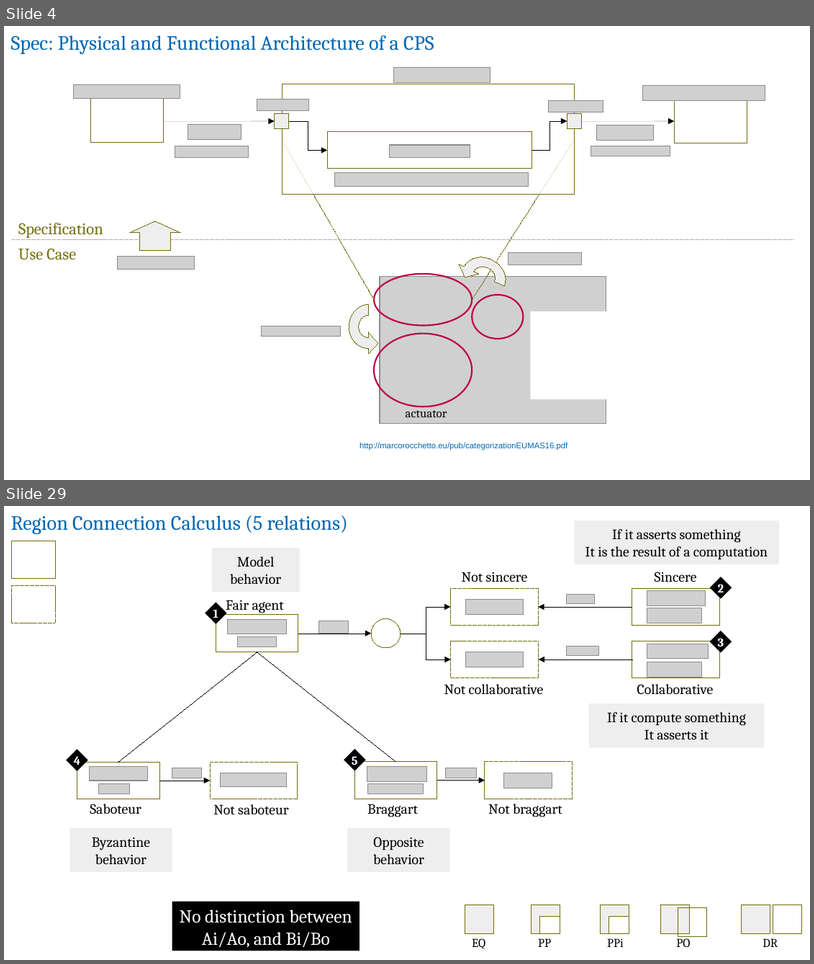
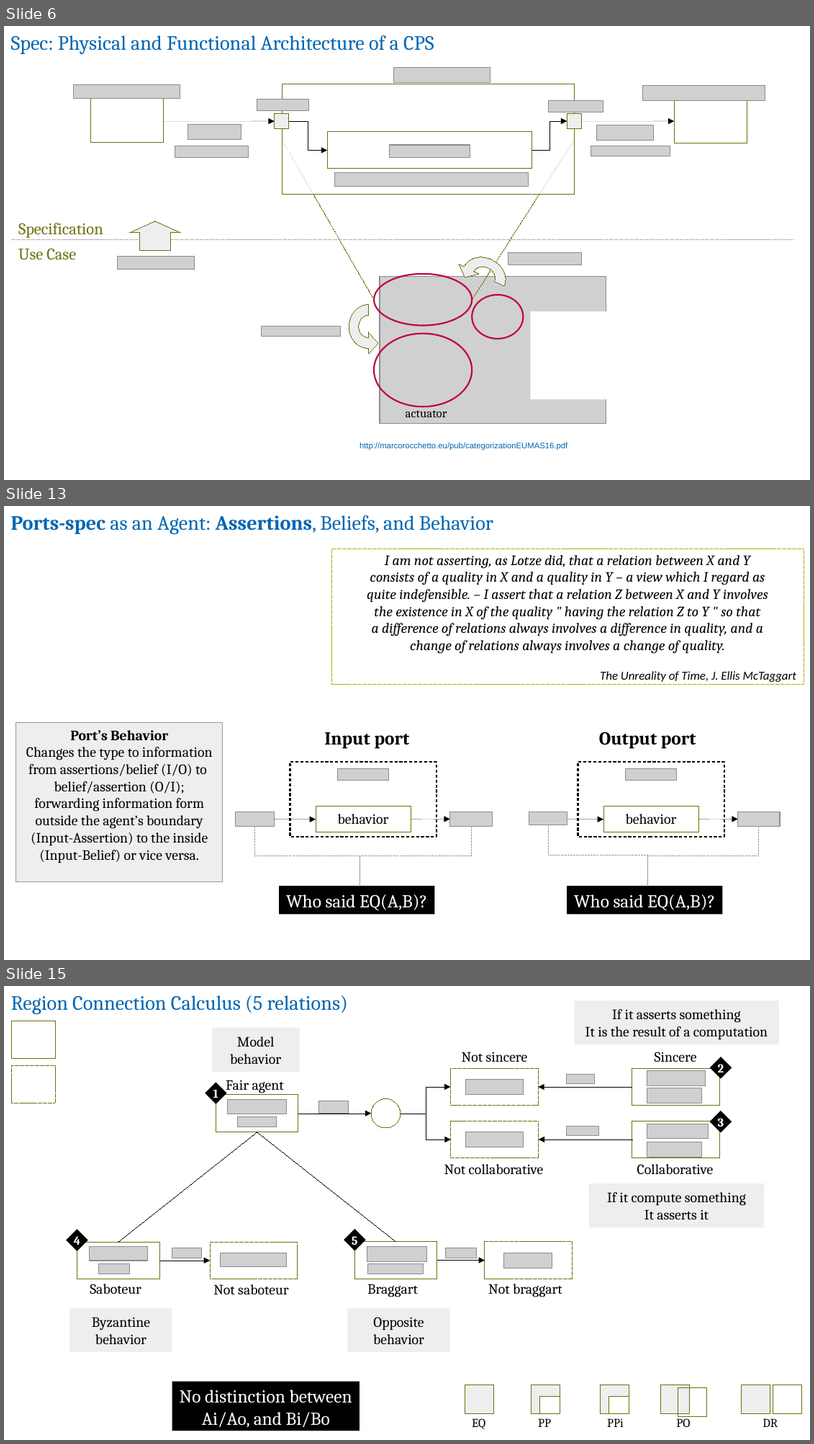
Before and after one commit to v-research/cybersecurity, a slide deck: images/v-research_tool-abf.odp. Shown one above the other, each under a label of ours: slides 4 and 29 before the commit, slides 6, 13 and 15 after it; the slides between them are not shown. The pictures are 814x964 and 814x1444 pixels, drawn with LibreOffice and Linux fonts; fonts in the diff are those of the drawing; grey boxes stand for pictures; background and template pictures are left out. Boxes give left, top, right and bottom in pixels: in the first picture for what was removed or moved away, otherwise in the second. Text is boxed around its words. In the diff, an @@ line names an element or a change of style, - is before the commit and + after.

```diff
--- a/images/v-research_tool-abf.odp
+++ b/images/v-research_tool-abf.odp
@@ slide 13 added at (4, 506, 810, 960), background #FFFFFF @@
@@ text added at (11, 515, 494, 535), 20 pt, text #0066B3 @@
+Ports-spec as an Agent: Assertions, Beliefs, and Behavior
@@ rectangle added at (332, 549, 805, 685), fill #FFFFFF, outline #ACB20C 0 pt, 14 pt, text #000000, italic @@
+I am not asserting, as Lotze did, that a relation between X and Y
+consists of a quality in X and a quality in Y – a view which I regard as
+quite indefensible. – I assert that a relation Z between X and Y involves
+the existence in X of the quality " having the relation Z to Y " so that
+a difference of relations always involves a difference in quality, and a
+change of relations always involves a change of quality.
+The Unreality of Time, J. Ellis McTaggart
@@ rectangle added at (16, 723, 223, 882), fill #EEEEEE, outline #999999 0 pt, 14 pt, text #000000 @@
+Port’s Behavior
+Changes the type to information from assertions/belief (I/O) to
+belief/assertion (O/I); forwarding information form outside the agent’s boundary (Input-Assertion) to the inside (Input-Belief) or vice versa.
@@ text added at (324, 732, 410, 749), 18 pt, text #000000, bold @@
+Input port
@@ text added at (599, 731, 697, 749), 18 pt, text #000000, bold @@
+Output port
@@ rectangle added at (290, 762, 437, 836), fill #FFFFFF, outline #000000 1.5 pt @@
@@ rectangle added at (579, 762, 725, 836), fill #FFFFFF, outline #000000 1.5 pt @@
@@ picture added at (337, 769, 389, 780) @@
@@ picture added at (626, 769, 677, 780) @@
@@ rectangle added at (316, 806, 411, 831), fill #FFFFFF, outline #706E0C 0 pt, 14 pt, text #000000 @@
+behavior
@@ rectangle added at (604, 806, 700, 831), fill #FFFFFF, outline #706E0C 0 pt, 14 pt, text #000000 @@
+behavior
@@ picture added at (235, 812, 274, 826) @@
@@ elbow line added from (255, 826) to (360, 885), #999999 0 pt @@
@@ arrow added from (274, 819) to (316, 819), #000000 0 pt @@
@@ elbow line added from (471, 826) to (360, 885), #999999 0 pt @@
@@ arrow added from (411, 819) to (450, 819), #000000 0 pt @@
@@ picture added at (450, 812, 493, 826) @@
@@ picture added at (530, 812, 568, 824) @@
@@ elbow line added from (548, 825) to (648, 885), #999999 0 pt @@
@@ arrow added from (568, 819) to (604, 819), #000000 0 pt @@
@@ elbow line added from (759, 826) to (648, 885), #999999 0 pt @@
@@ arrow added from (700, 819) to (738, 819), #000000 0 pt @@
@@ picture added at (738, 812, 780, 826) @@
@@ rectangle added at (279, 885, 435, 914), fill #000000, 18 pt, text #FFFFFF @@
+Who said EQ(A,B)?
@@ rectangle added at (568, 885, 723, 914), fill #000000, 18 pt, text #FFFFFF @@
+Who said EQ(A,B)?
@@ what was slide 4 is now slide 6 @@
@@ what was slide 29 is now slide 15 @@
```
Also in this commit, not shown: 25 slides changed, 11 other slides added, 15 slides removed.
